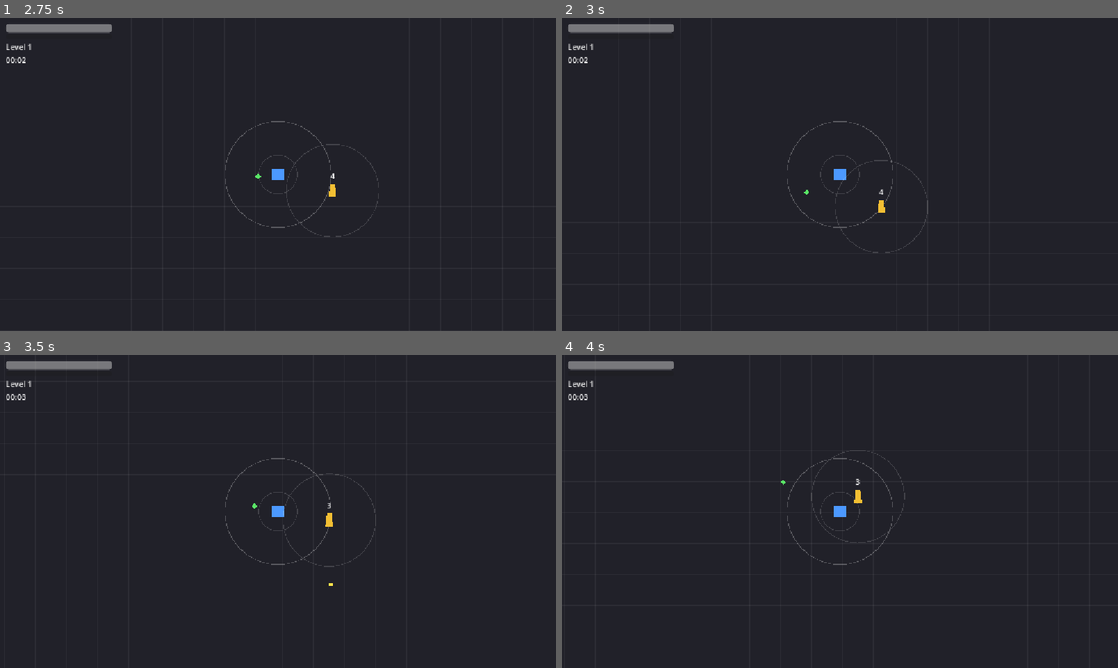
Above: before the commit, frames 1-4 (two rows, left to right).
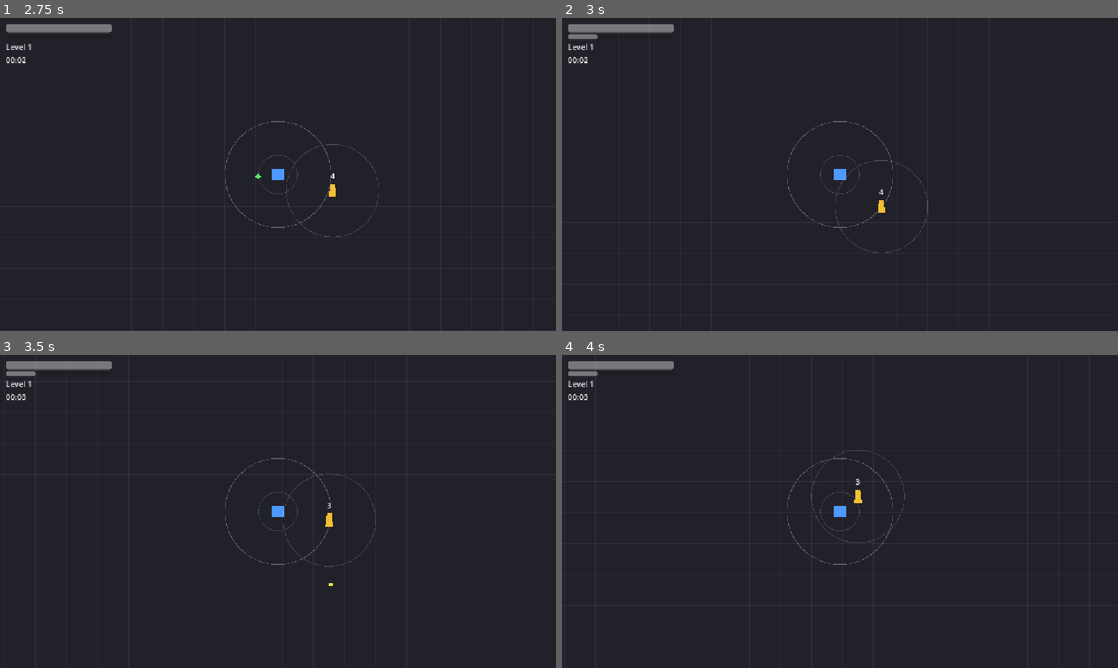
Above: after the commit, the same moments.

Repository: jmalcolmo/totem
Game: Godot game, scene res://scenes/main.tscn
Two runs of this game, one before a commit and one after it. Both use one fixed random seed, a clock stepped at 60 frames per second and the inputs below.
Inputs (mouse positions are in pixels of both pictures, inside the frame that each line leads up to):
- Up to frame 1 (2.75 s): tap Enter at 0.5 s; move the mouse to (400, 158) at 0.52 s; press the mouse at (400, 158) at 0.53 s; move the mouse to (166, 190) at 1.27 s; release the mouse at (166, 190) at 1.28 s; click (166, 190) at 1.35 s; move the mouse to (333, 105) at 2.02 s; press the mouse at (333, 105) at 2.03 s
- Up to frame 2 (3 s): move the mouse to (812, 237) at 2.77 s; release the mouse at (812, 237) at 2.78 s; click (812, 237) at 2.85 s
- Up to frame 3 (3.5 s): no input
- Up to frame 4 (4 s): move the mouse to (1006, 558) at 3.52 s; press the mouse at (1006, 558) at 3.53 s

Frame 1 is identical in both runs. In frame 2, less than 0.1% of the frame differs, in the area x 1-45%, y 5-57%; in frame 3, less than 0.1%, in the area x 1-47%, y 5-50%; in frame 4, less than 0.1%.

Commit message:
Add invisible XP pickup radius around the player
New XpCollector Area2D on the player (xp_collector.gd) collects any XpPickup
whose area overlaps its radius (default 120px), so XP is vacuumed up without
touching it. Nothing is drawn. XpPickup now exposes collect() and no longer
self-collects on body contact; collection is idempotent via a _collected
guard. Overlaps are polled so pickups spawned inside the radius still count.

Co-Authored-By: Claude Opus 4.8 <noreply@anthropic.com>

Diff:
--- a/scenes/player.tscn
+++ b/scenes/player.tscn
@@ -1,8 +1,9 @@
-[gd_scene load_steps=5 format=3]
+[gd_scene load_steps=6 format=3]
 
 [ext_resource type="Script" path="res://scripts/player.gd" id="1_script"]
 [ext_resource type="Script" path="res://scripts/hop_movement.gd" id="2_hop"]
 [ext_resource type="Script" path="res://scripts/totem_controller.gd" id="3_controller"]
+[ext_resource type="Script" path="res://scripts/xp_collector.gd" id="4_collector"]
 
 [sub_resource type="CircleShape2D" id="CircleShape2D_body"]
 radius = 12.0
@@ -29,4 +30,12 @@
 player = NodePath("..")
 hop_movement = NodePath("../HopMovement")
 
+[node name="XpCollector" type="Area2D" parent="." node_paths=PackedStringArray("player")]
+collision_layer = 0
+collision_mask = 8
+script = ExtResource("4_collector")
+player = NodePath("..")
+
+[node name="CollisionShape2D" type="CollisionShape2D" parent="XpCollector"]
+
 [node name="Camera2D" type="Camera2D" parent="."]
--- /dev/null
+++ b/scripts/xp_collector.gd
@@ -0,0 +1,28 @@
+class_name XpCollector
+extends Area2D
+
+## Invisible XP pickup radius around the player: any XpPickup whose area
+## overlaps this one is collected immediately, no physical contact needed.
+## Kept as its own node so it stays decoupled from the movement and combat
+## systems. Nothing is drawn.
+
+## Radius (pixels) of the pickup field.
+## TODO: promote to a PlayerStats value if a magnet-radius upgrade is added.
+@export var radius := 120.0
+@export var player: Player
+
+@onready var _shape: CollisionShape2D = $CollisionShape2D
+
+
+func _ready() -> void:
+	var circle := CircleShape2D.new()
+	circle.radius = radius
+	_shape.shape = circle
+
+
+func _physics_process(_delta: float) -> void:
+	# Poll overlaps rather than using area_entered so pickups spawned already
+	# inside the radius (enemy dying next to the player) are still collected.
+	for area in get_overlapping_areas():
+		if area is XpPickup:
+			area.collect(player)
--- a/scripts/xp_pickup.gd
+++ b/scripts/xp_pickup.gd
@@ -1,14 +1,18 @@
 class_name XpPickup
 extends Area2D
 
+## Dropped XP. Collected by the player's XpCollector when it enters the
+## player's (invisible) pickup radius — see xp_collector.gd.
+
 @export var xp_value := 4
 
-
-func _ready() -> void:
-	body_entered.connect(_on_body_entered)
+var _collected := false
 
 
-func _on_body_entered(body: Node2D) -> void:
-	if body.has_method("gain_xp"):
-		body.gain_xp(xp_value)
-		queue_free()
+func collect(collector: Node) -> void:
+	if _collected:
+		return
+	_collected = true
+	if collector.has_method("gain_xp"):
+		collector.gain_xp(xp_value)
+	queue_free()
Not shown, changed: README.md
